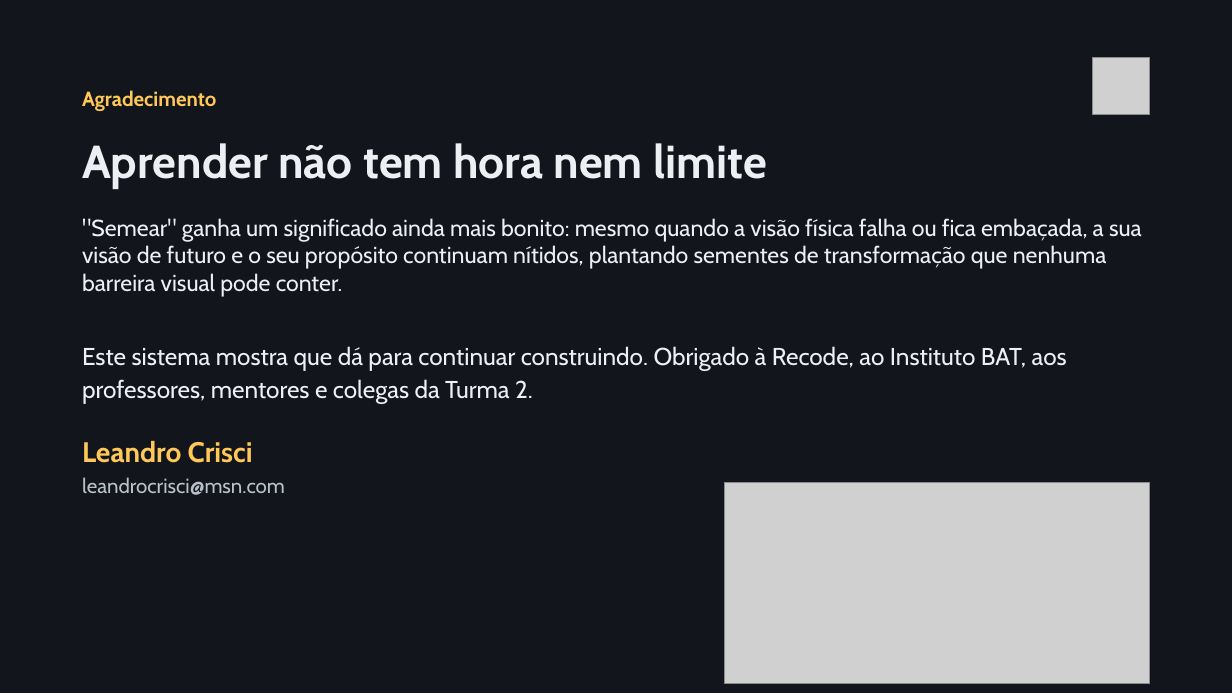
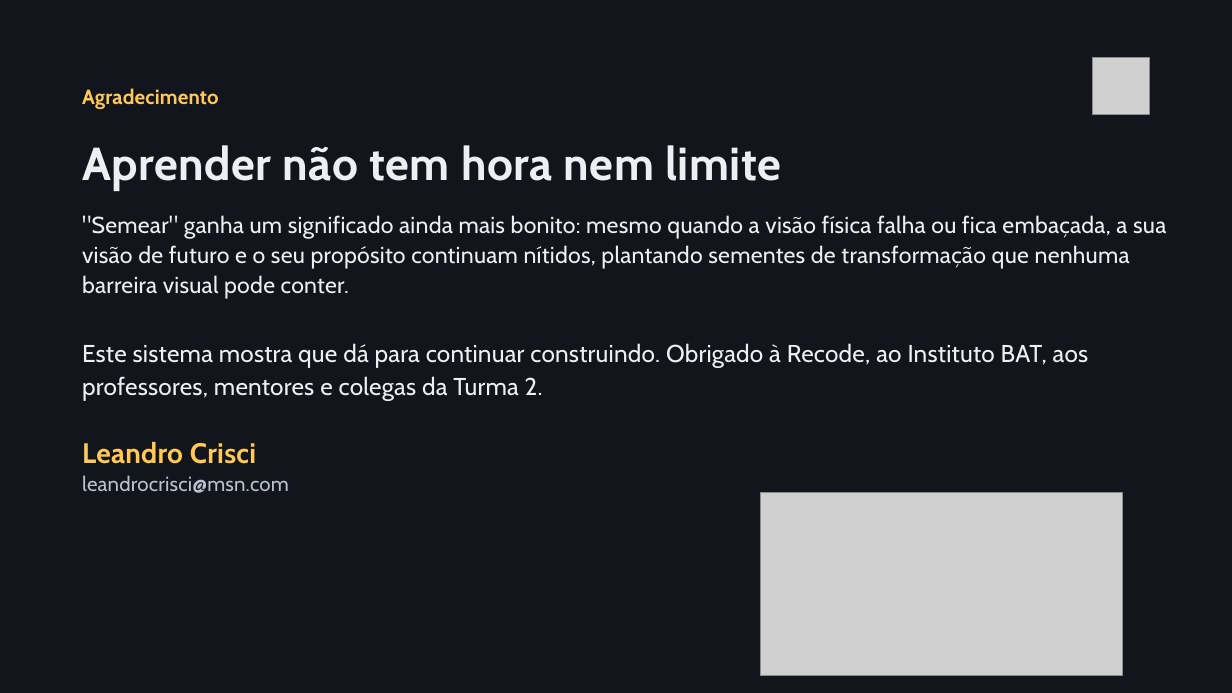
Before and after one commit to leandrocrisci/recode-projeto-final, a slide deck: slide 11 of frontendWeb/public/downloads/Avaliacao_Executiva.pptx. Drawn at 1232x693 pixels with LibreOffice and Linux fonts; fonts in the diff are those of the drawing; grey boxes stand for pictures; background and template pictures are left out. Boxes give left, top, right and bottom in pixels: in the first picture for what was removed or moved away, otherwise in the second. Text is boxed around its words. In the diff, an @@ line names an element or a change of style, - is before the commit and + after.

```diff
--- a/frontendWeb/public/downloads/Avaliacao_Executiva.pptx
+++ b/frontendWeb/public/downloads/Avaliacao_Executiva.pptx
@@ text "Agradecimento" at box(82, 88, 219, 109): letter spacing 0 to 0.2 pt; line spacing 22.4pt to 1.17 @@
@@ text "Aprender não tem hora nem ..." at box(82, 145, 781, 191): letter spacing 0 to 0.4 pt; line spacing 39.6pt to 0.92 @@
@@ text ""Semear" ganha um significado ainda ..." at box(82, 215, 1166, 299): letter spacing 0 to 0.2 pt; line spacing 1 to 1.08 @@
@@ text "Este sistema mostra que dá ..." at box(82, 343, 1089, 401): letter spacing 0 to 0.2 pt; line spacing 25.6pt to 1.13 @@
@@ text "Leandro Crisci" at box(82, 442, 256, 464): letter spacing 0 to 0.2 pt; line spacing 30.8pt to 1.17 @@
@@ text "leandrocrisci@msn.com" at box(82, 475, 289, 493): letter spacing 0 to 0.2 pt; line spacing 22.4pt to 1.17 @@
@@ picture: place and size @@
-picture at box(725, 483, 1150, 684)
+picture at box(761, 493, 1123, 677)
```
Also in this commit, not shown: 9 other slides changed, 1 slide added, 1 slide removed, 1 other file.
